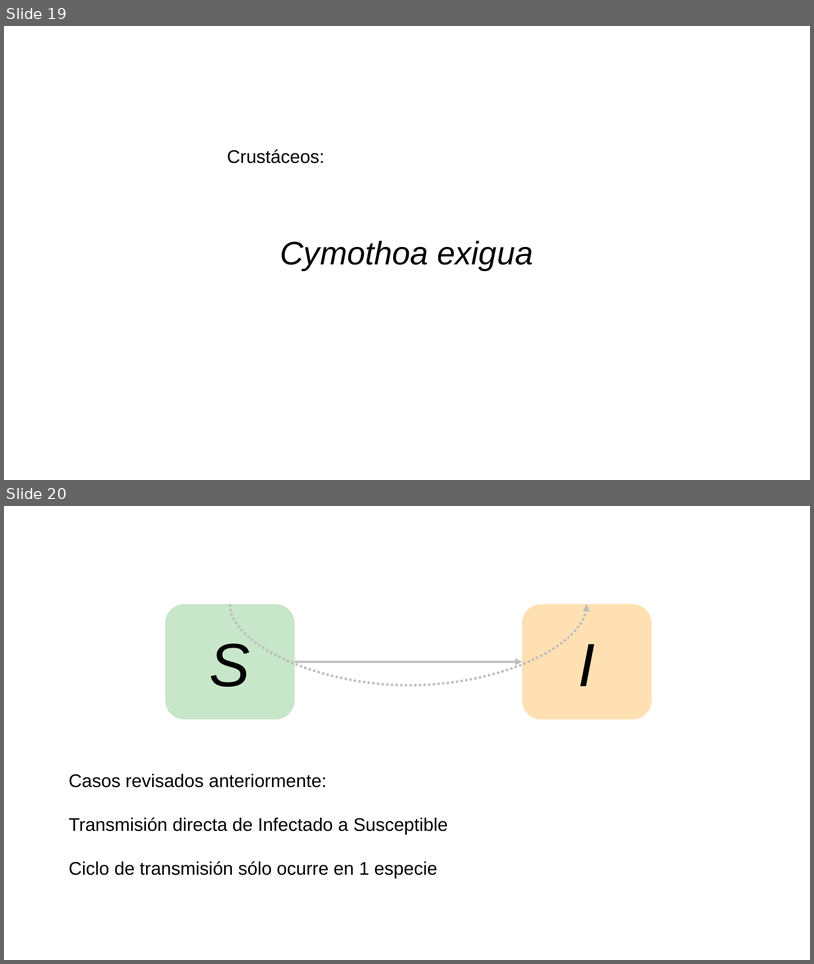
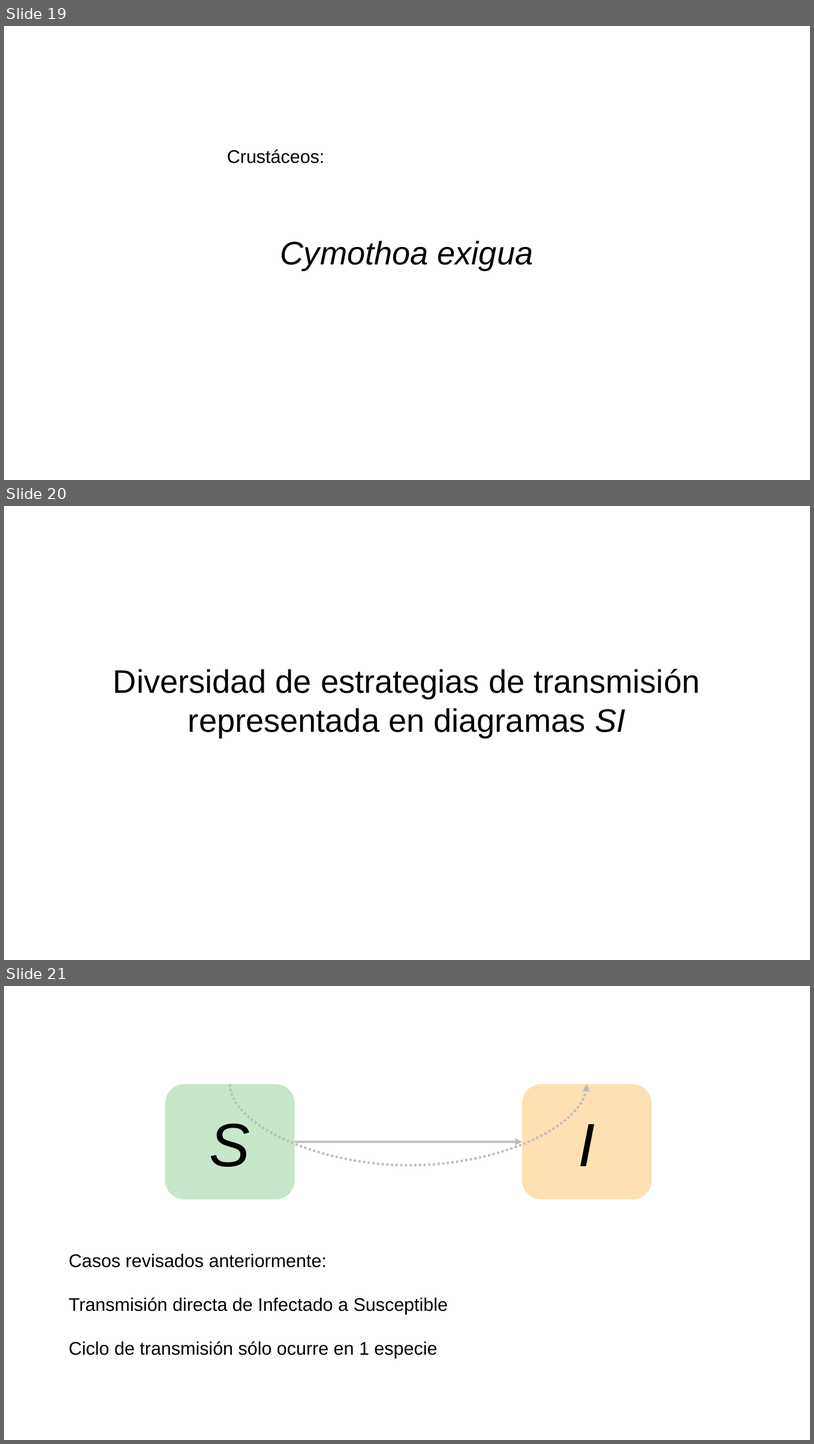
Before and after one commit to gerardommc/Ecologia-Teorica, a slide deck: Diversidad-enfermedades-infecciones.odp. Shown one above the other, each under a label of ours: slides 19 and 20 before the commit, slides 19, 20 and 21 after it. The pictures are 814x964 and 814x1444 pixels, drawn with LibreOffice and Linux fonts; fonts in the diff are those of the drawing. Boxes give left, top, right and bottom in pixels: in the first picture for what was removed or moved away, otherwise in the second. Text is boxed around its words. In the diff, an @@ line names an element or a change of style, - is before the commit and + after.

```diff
--- a/Diversidad-enfermedades-infecciones.odp
+++ b/Diversidad-enfermedades-infecciones.odp
@@ slide 20 added at (x1=4, y1=506, x2=810, y2=960), background #FFFFFF @@
@@ subtitle added at (x1=113, y1=669, x2=700, y2=738), 32 pt, text #000000 @@
+Diversidad de estrategias de transmisión representada en diagramas SI
@@ what was slide 20 is now slide 21 @@
```
Also in this commit, not shown: 1 slide changed, 5 other slides added, 2 other files.
